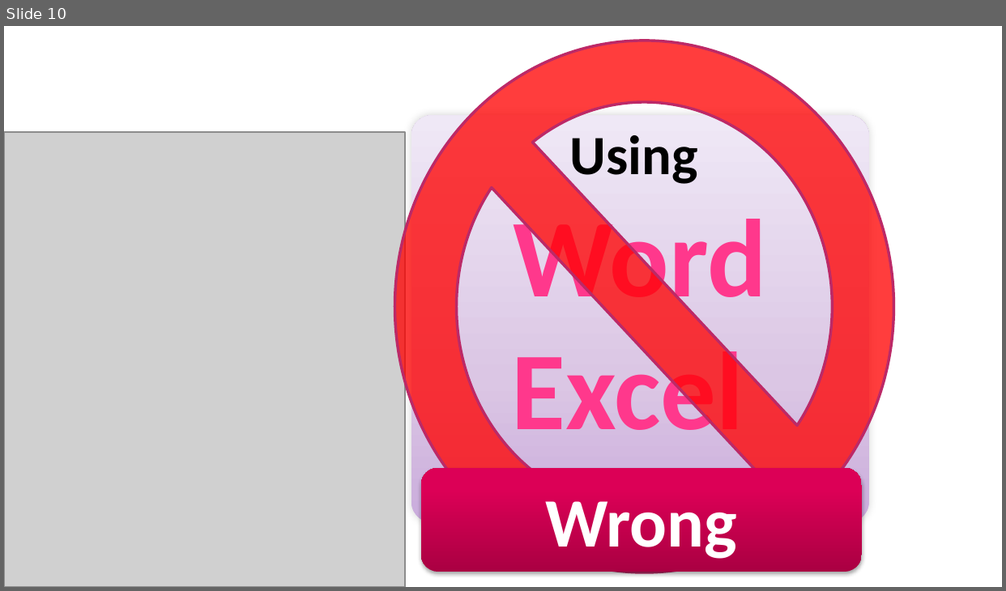
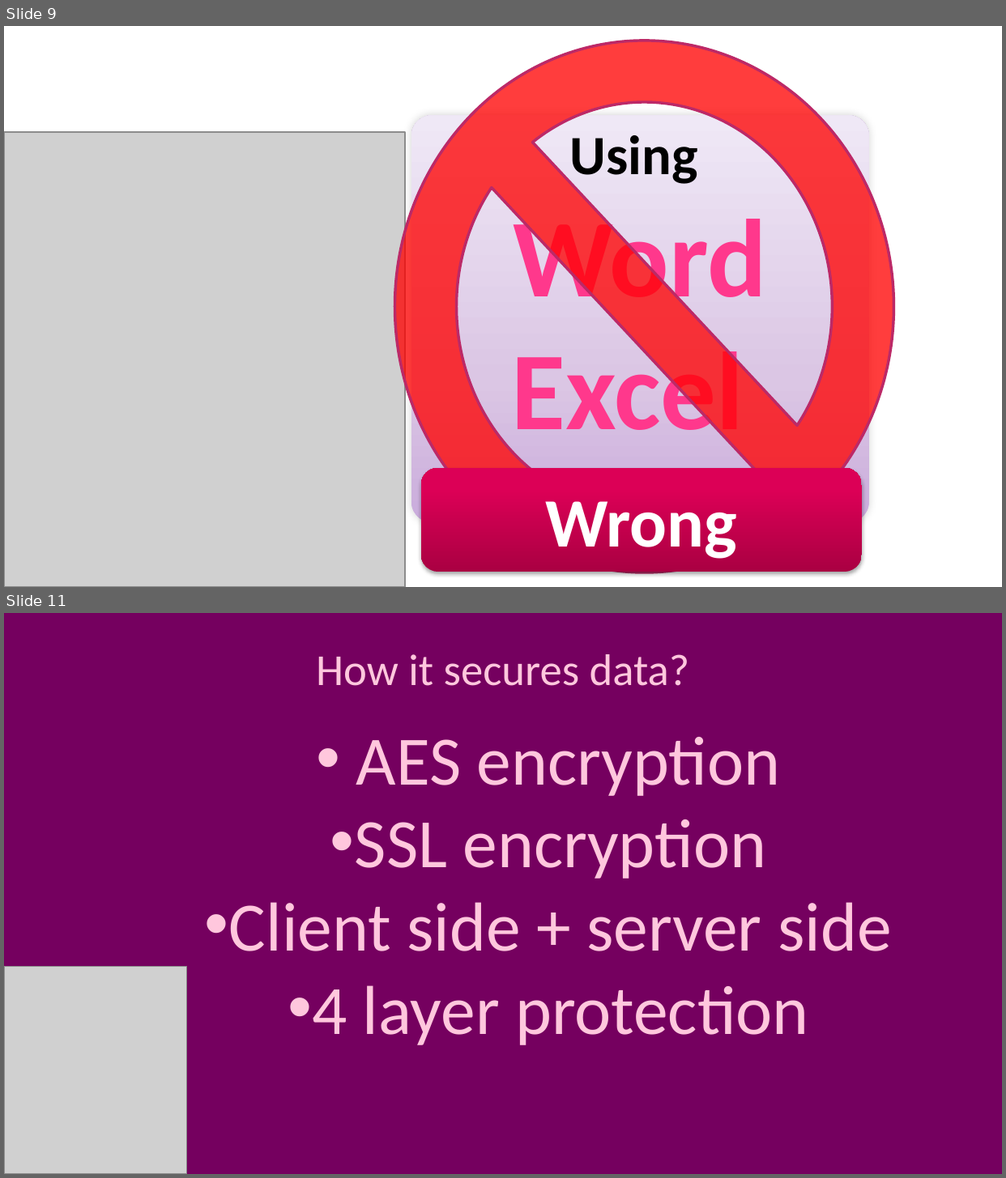
Before and after one commit to hvpulok/lockessential, a slide deck: modules/accounts/assets/intro.pptx. Shown one above the other, each under a label of ours: slide 10 before the commit, slides 9 and 11 after it; the slides between them are not shown. The pictures are 1006x591 and 1006x1178 pixels, drawn with LibreOffice and Linux fonts; fonts in the diff are those of the drawing; grey boxes stand for pictures. Boxes give left, top, right and bottom in pixels: in the first picture for what was removed or moved away, otherwise in the second. Text is boxed around its words. In the diff, an @@ line names an element or a change of style, - is before the commit and + after.

```diff
--- a/modules/accounts/assets/intro.pptx
+++ b/modules/accounts/assets/intro.pptx
@@ slide 11 added at <box>4,613,1002,1174</box>, background #75005F @@
@@ text added at <box>316,654,690,686</box>, 32 pt, text #FFC7DD @@
+How it secures data?
@@ text added at <box>229,737,891,1046</box>, 50 pt, text #FFC7DD @@
+• AES encryption
+• SSL encryption
+• Client side + server side
+• 4 layer protection
@@ picture added at <box>4,966,186,1174</box> @@
@@ what was slide 10 is now slide 9 @@
```
Also in this commit, not shown: 3 other slides added, 1 slide removed, 15 other files.
